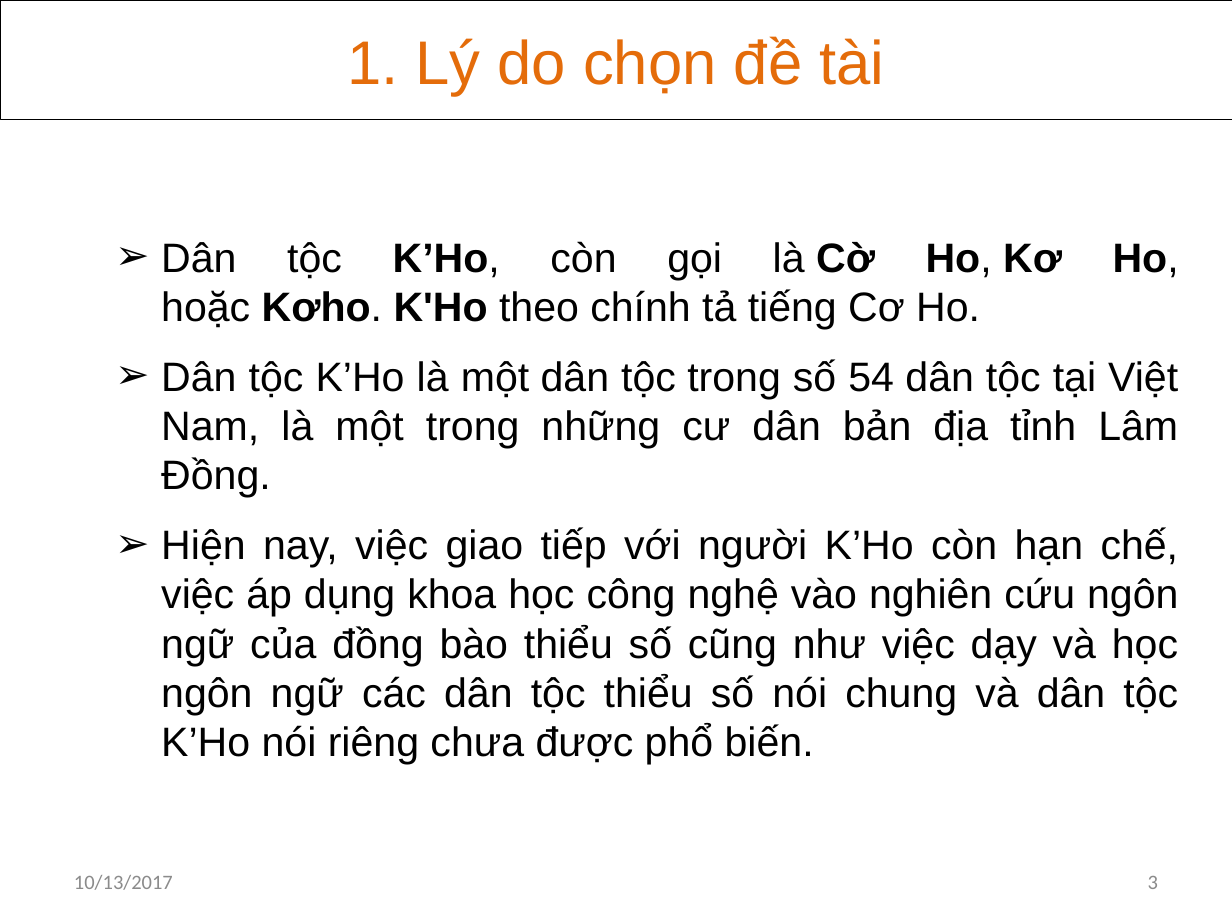
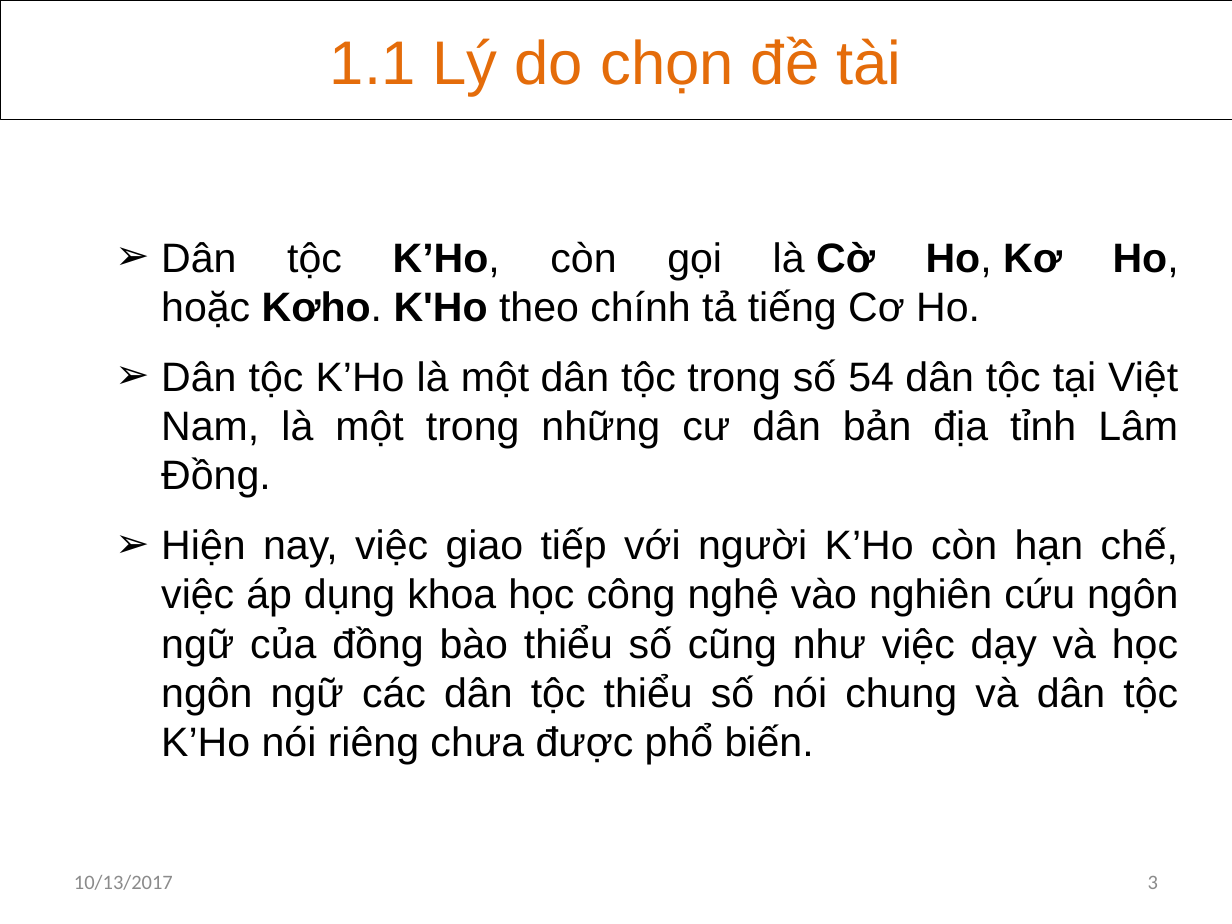
Before and after one commit to khanhvinhit/Do-An, a slide deck: slide 3 of THESIS/DACN_UD_Hoc_KHo_CTK37_BaoCao_D3.pptx. Drawn at 1232x924 pixels with LibreOffice and Linux fonts; fonts in the diff are those of the drawing. Boxes give left, top, right and bottom in pixels: in the first picture for what was removed or moved away, otherwise in the second. Text is boxed around its words. In the diff, an @@ line names an element or a change of style, - is before the commit and + after.

```diff
--- a/THESIS/DACN_UD_Hoc_KHo_CTK37_BaoCao_D3.pptx
+++ b/THESIS/DACN_UD_Hoc_KHo_CTK37_BaoCao_D3.pptx
@@ text in rectangle at (x1=330, y1=36, x2=901, y2=95): text changed @@
-1. Lý do chọn đề tài
+1.1 Lý do chọn đề tài
```
Also in this commit, not shown: 11 other slides changed, 2 slides added.
